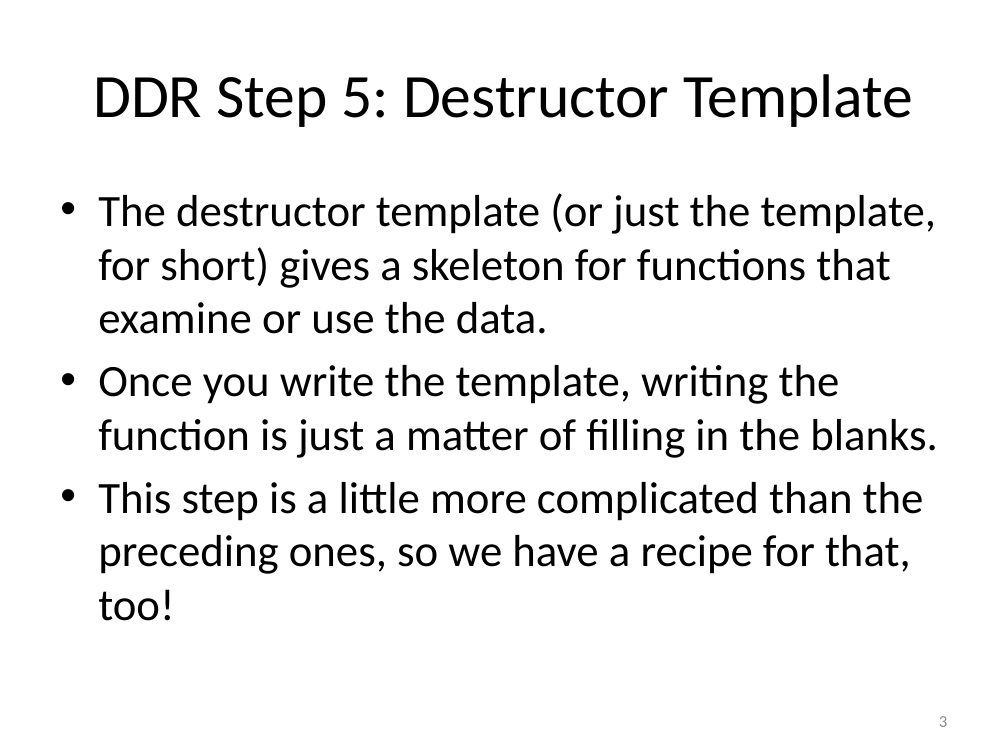
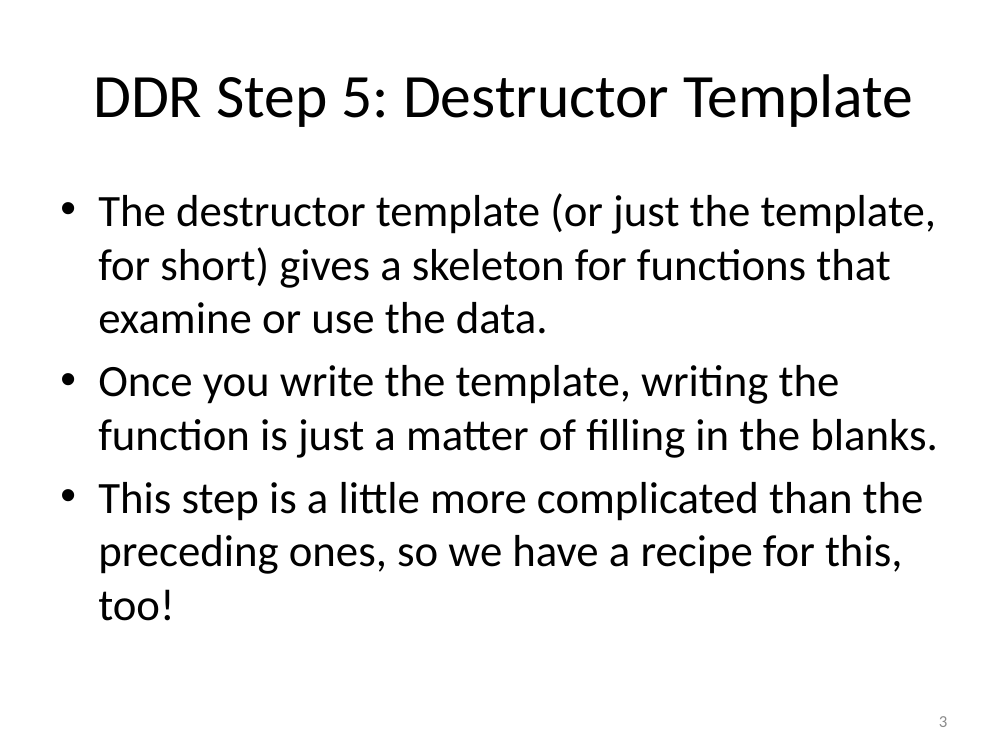
Before and after one commit to mwand/cs5010f16, a slide deck: slide 3 of Slides/Lesson 1.4 Templates.pptx. Drawn at 1008x756 pixels with LibreOffice and Linux fonts; fonts in the diff are those of the drawing. Boxes give left, top, right and bottom in pixels: in the first picture for what was removed or moved away, otherwise in the second. Text is boxed around its words. In the diff, an @@ line names an element or a change of style, - is before the commit and + after.

```diff
--- a/Slides/Lesson 1.4 Templates.pptx
+++ b/Slides/Lesson 1.4 Templates.pptx
@@ text at (98,482,924,621): text changed @@
-• This step is a little more complicated than the preceding ones, so we have a recipe for that, too!
+• This step is a little more complicated than the preceding ones, so we have a recipe for this, too!
```
Also in this commit, not shown: 9 other slides changed, 8 slides added, 2 slides removed, 14 other files.
